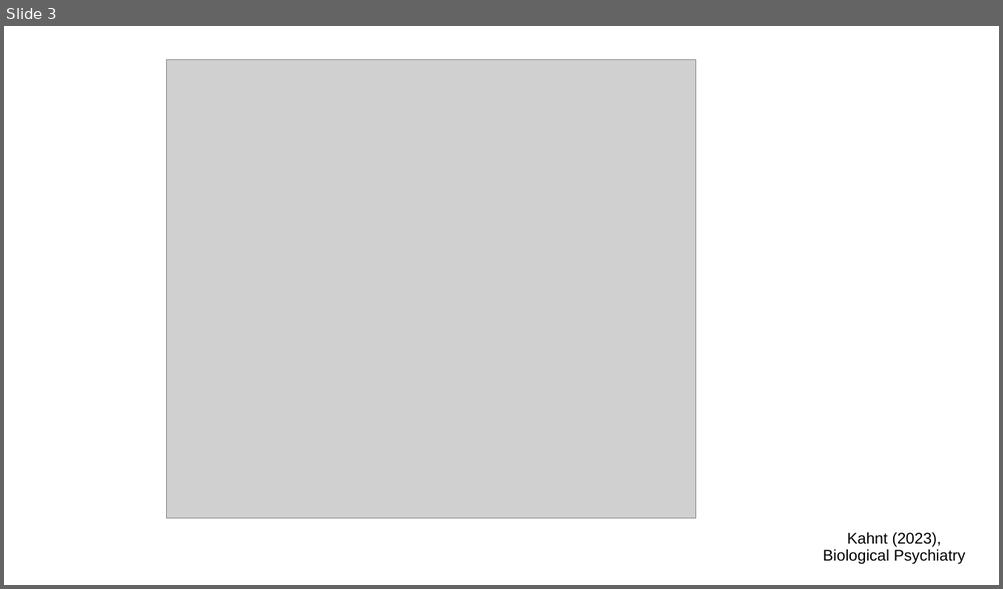
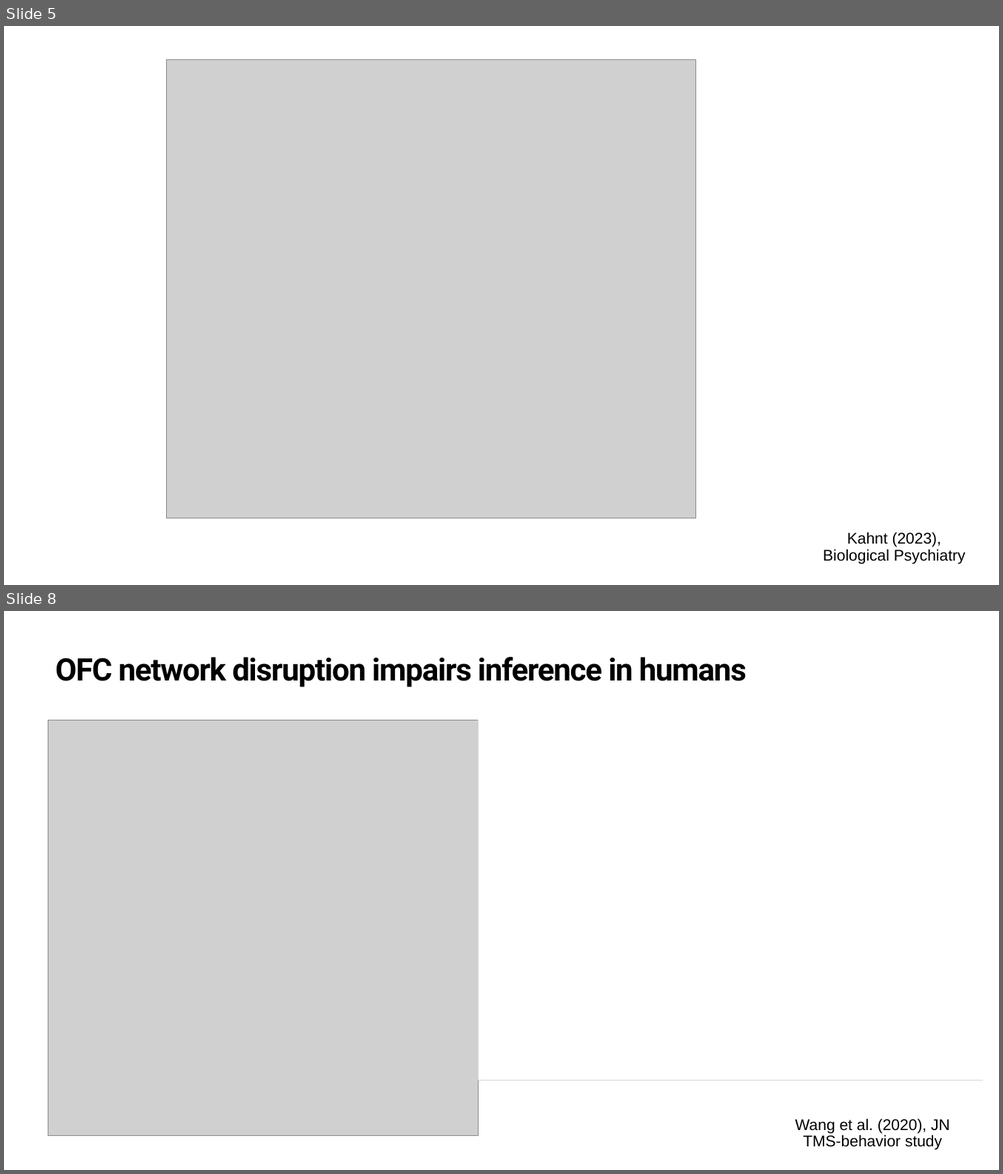
Before and after one commit to QingfangLiu/project-spcd, a slide deck: docs/Joint_lab_meeting.pptx. Shown one above the other, each under a label of ours: slide 3 before the commit, slides 5 and 8 after it; the slides between them are not shown. The pictures are 1003x589 and 1003x1174 pixels, drawn with LibreOffice and Linux fonts; fonts in the diff are those of the drawing; grey boxes stand for pictures. Boxes give left, top, right and bottom in pixels: in the first picture for what was removed or moved away, otherwise in the second. Text is boxed around its words. In the diff, an @@ line names an element or a change of style, - is before the commit and + after.

```diff
--- a/docs/Joint_lab_meeting.pptx
+++ b/docs/Joint_lab_meeting.pptx
@@ slide 8 added at (4,611,999,1170), background #FFFFFF @@
@@ title added at (55,657,746,687), 60 pt, text #000000, bold @@
+OFC network disruption impairs inference in humans
@@ rectangle added at (478,693,989,1080), fill #FFFFFF @@
@@ picture added at (48,720,478,1136) @@
@@ picture added at (478,903,982,1080) @@
@@ text added at (795,1119,950,1150), 30 pt, text #000000 @@
+Wang et al. (2020), JN
+TMS-behavior study
@@ what was slide 3 is now slide 5 @@
```
Also in this commit, not shown: 1 slide changed, 13 other slides added, 1 slide removed.
